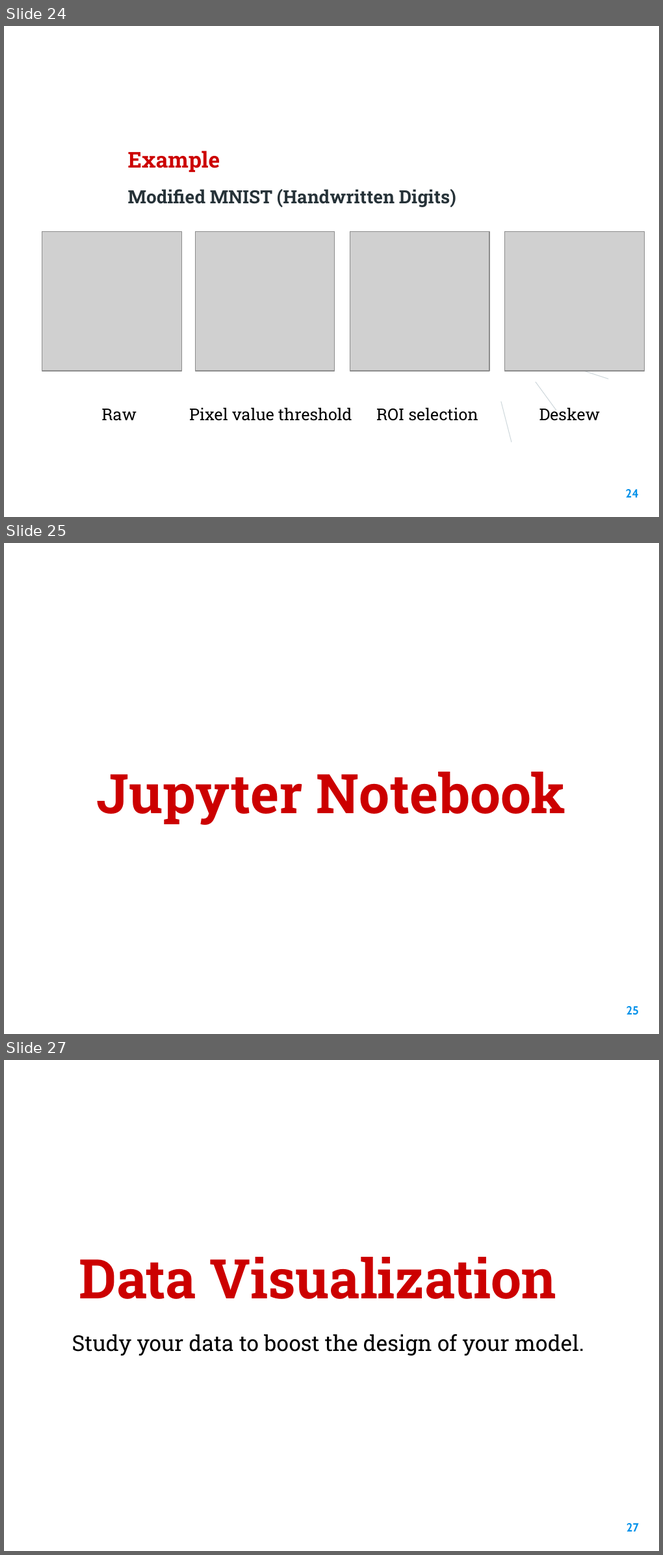
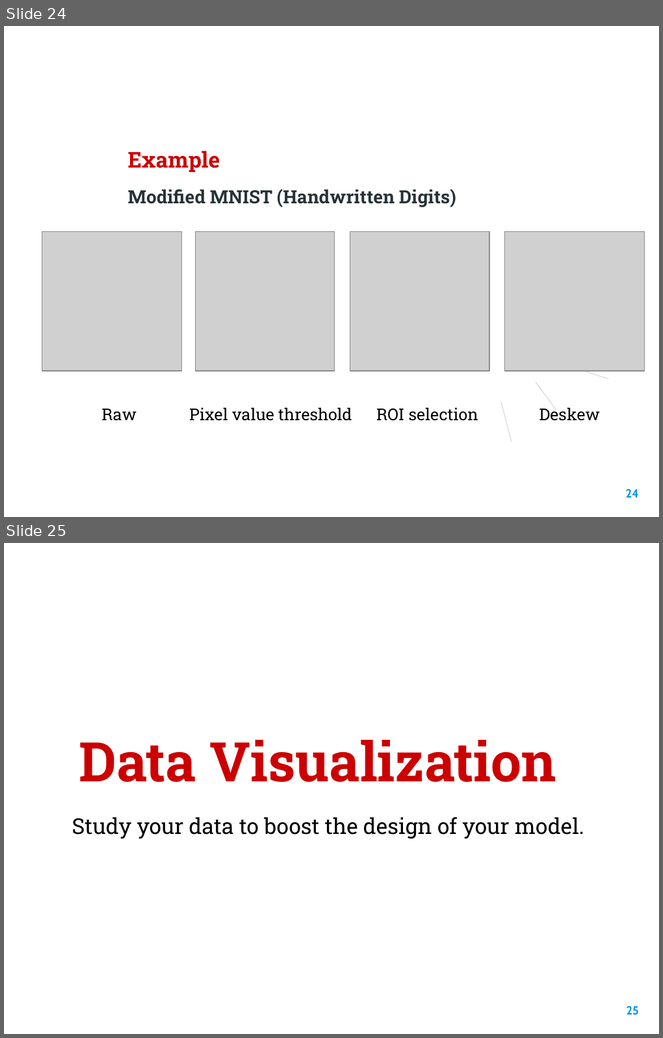
Before and after one commit to McGillAISociety/TechX, a slide deck: LectureSlides/Lecture 2_ Data Visualization and Manipulation.pptx. Shown one above the other, each under a label of ours: slides 24, 25 and 27 before the commit, slides 24 and 25 after it; the slides between them are not shown. The pictures are 663x1555 and 663x1038 pixels, drawn with LibreOffice and Linux fonts; fonts in the diff are those of the drawing; grey boxes stand for pictures; background and template pictures are left out. Boxes give left, top, right and bottom in pixels: in the first picture for what was removed or moved away, otherwise in the second. Text is boxed around its words. In the diff, an @@ line names an element or a change of style, - is before the commit and + after.

```diff
--- a/LectureSlides/Lecture 2_ Data Visualization and Manipulation.pptx
+++ b/LectureSlides/Lecture 2_ Data Visualization and Manipulation.pptx
@@ slide 25 removed at (4,543,659,1034), background picture (left out) @@
@@ title removed at (97,772,566,825) @@
-Jupyter Notebook
@@ page number removed at (627,1006,639,1016) @@
-25
@@ what was slide 27 is now slide 25 @@
@@ page number at (627,1006,639,1016): text changed @@
-27
+25
```
Also in this commit, not shown: 1 other slide removed, 7 other files.
